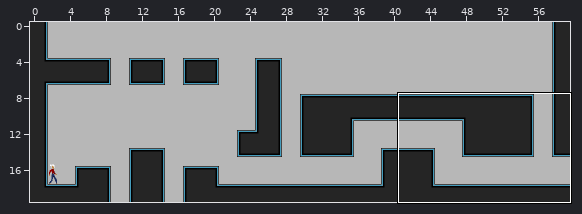
Tiled map (JSON), stored at res/map/untitled.json. The first picture is a wide view before the edit; the outline marks the close-up.
Close-up. Before the edit:
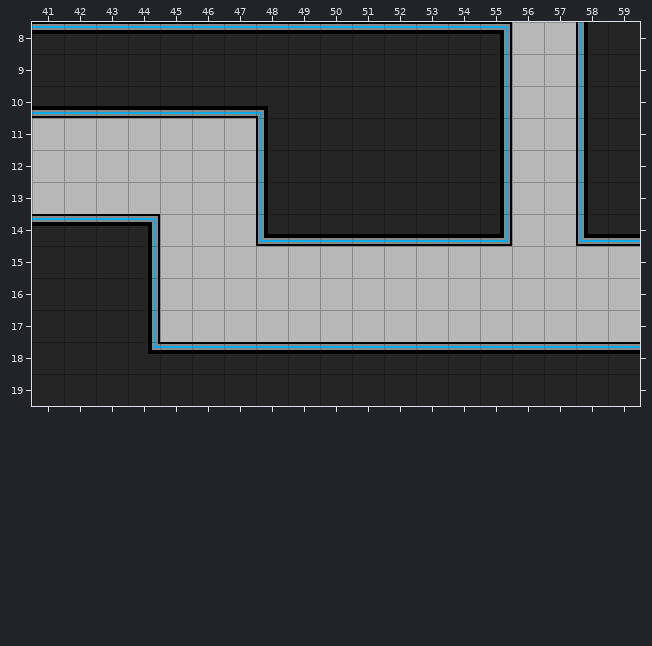
Cells are 16x16 px. Shown: x 41..59, y 8..19. The commit also changed other parts of the map, which this record leaves out.
Now the later version:
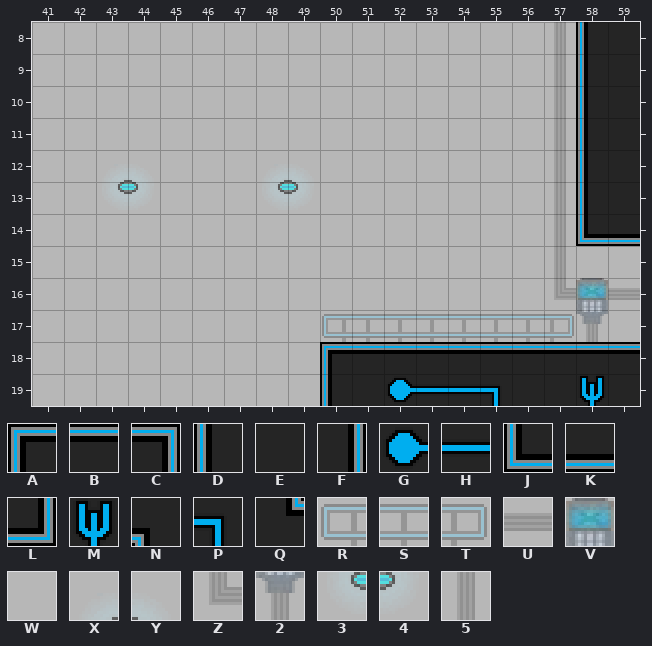
Key: from "main": A 0, B 1, C 2, D 40, E 41, F 42, G 46, H 48, J 80, K 81, L 82, M 89, N 121, P 124, Q 160, R 405, S 406, T 407, U 441, V 442, W 443, X 449, Y 450, Z 480, 2 482, 3 489, 4 490, 5 522.
_ is an empty cell.
From old to new:
Layer "Tile Layer 1":
y 8: x 41..55 BBBBBBBBBBBBBBC -> WWWWWWWWWWWWWWW; x 57 W -> 5
y 9: x 41..55 EEEEEEEEEEEEEEF -> WWWWWWWWWWWWWWW; x 57 W -> 5
y 10: x 41..55 KKKKKKKNEEEEEEF -> WWWWWWWWWWWWWWW; x 57 W -> 5
y 11: x 48..55 DEEEEEEF -> WWWWWWWW; x 57 W -> 5
y 12: x 48..55 DEEEEEEF -> XYWWWWWW; x 57 W -> 5
y 13: x 43..44 WW -> 34; x 48..55 DEEEEEEF -> 34WWWWWW; x 57 W -> 5
y 14: x 41..44 BBBC -> WWWW; x 48..55 JKKKKKKL -> WWWWWWWW; x 57 W -> 5
y 15: x 41..44 EEEF -> WWWW; x 57 W -> 5
y 16: x 41..44 EEEF -> WWWW; x 57..59 WWW -> ZVU
y 17: x 41..44 EEEF -> WWWW; x 50..58 WWWWWWWWW -> RSSSSSST2
y 18: x 41..50 EEEQBBBBBB -> WWWWWWWWWA
y 19: x 41..50 EEEEEEEEEE -> WWWWWWWWWD; x 52..55 EEEE -> GHHP; x 58 E -> M
Where, in picture pixels (left, top, right, bottom), the same in both close-ups:
changed: (32, 22, 640, 406)
